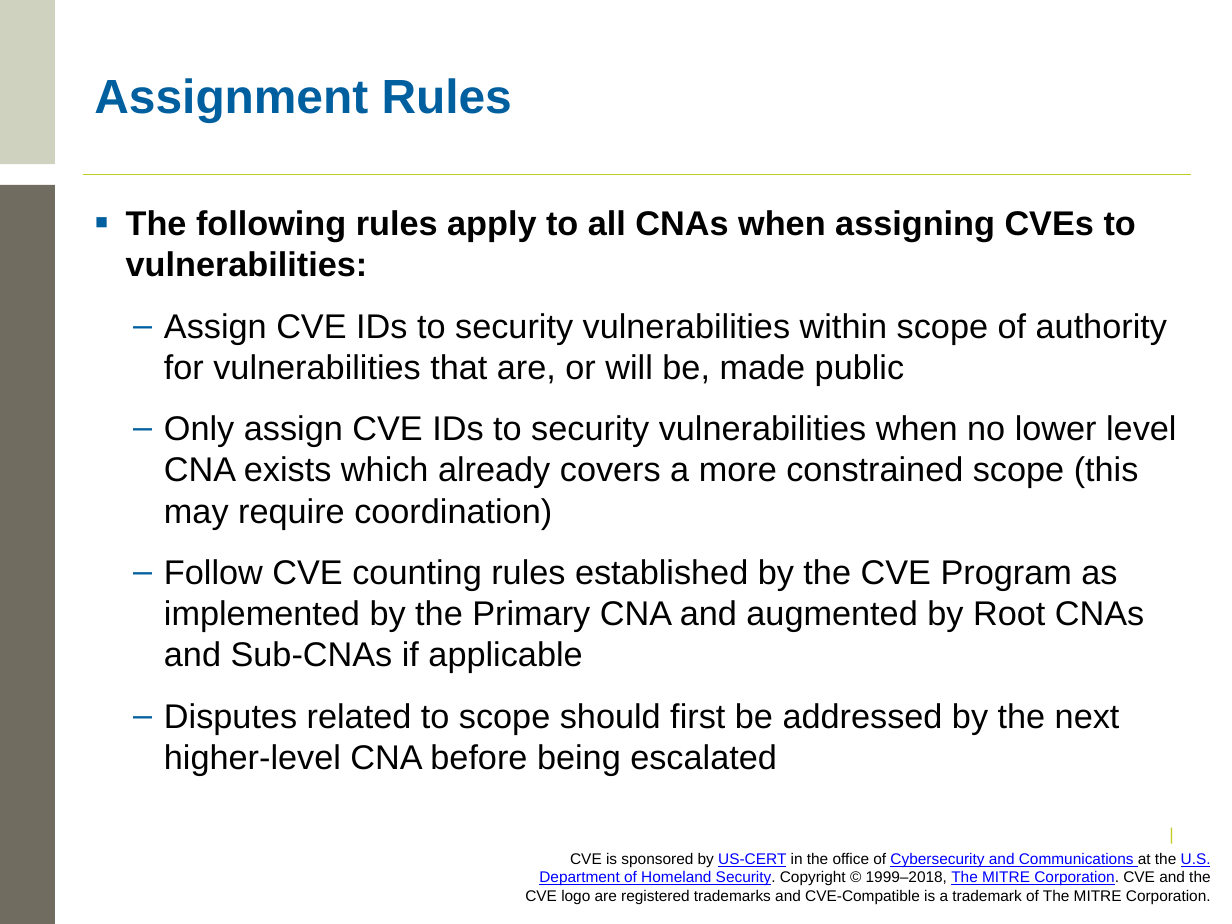
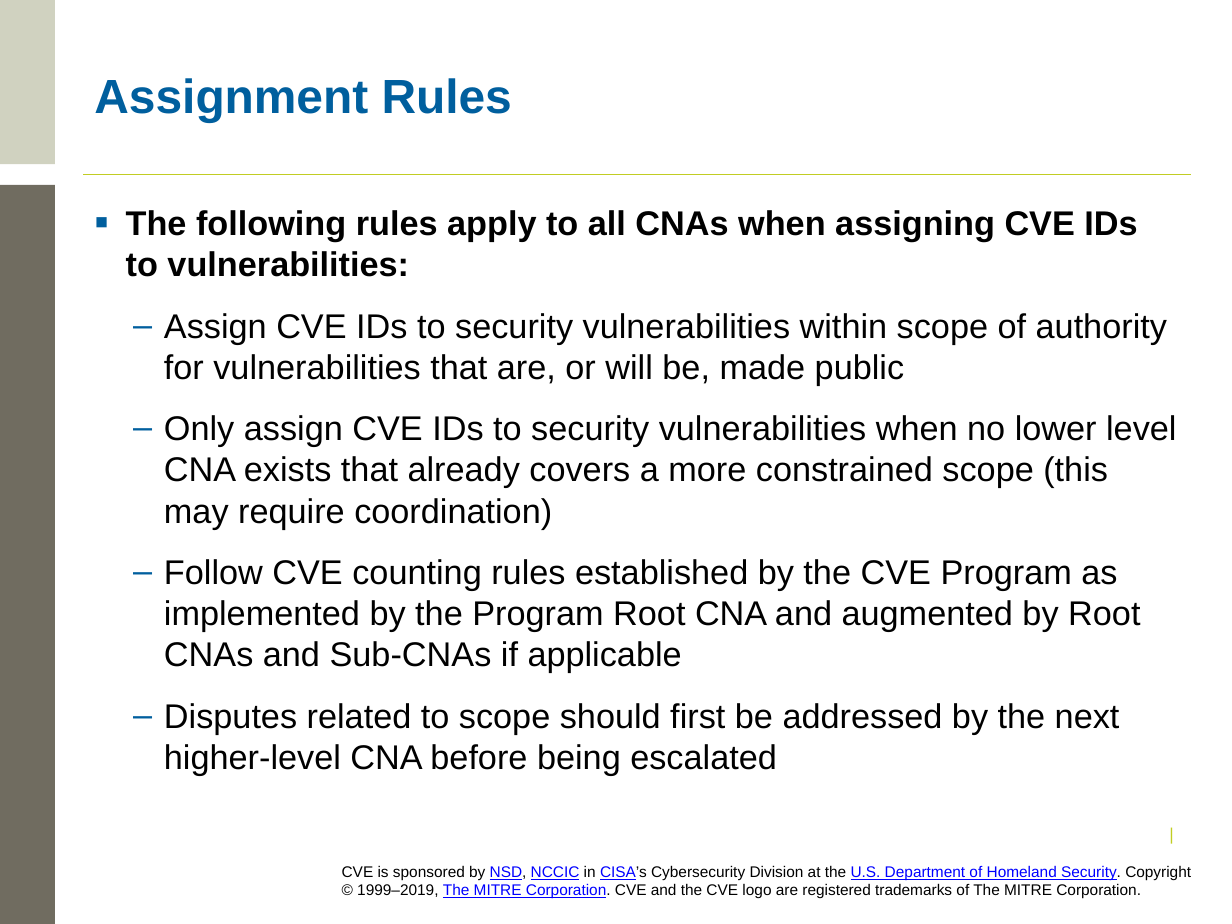
Before and after one commit to CVEProject/cveproject.github.io, a slide deck: slide 32 of docs/cna/Becoming a CNA.pptx. Drawn at 1232x924 pixels with LibreOffice and Linux fonts; fonts in the diff are those of the drawing; background and template pictures are left out. Boxes give left, top, right and bottom in pixels: in the first picture for what was removed or moved away, otherwise in the second. Text is boxed around its words. In the diff, an @@ line names an element or a change of style, - is before the commit and + after.

```diff
--- a/docs/cna/Becoming a CNA.pptx
+++ b/docs/cna/Becoming a CNA.pptx
@@ text at (126, 210, 1137, 277): text changed @@
-▪ The following rules apply to all CNAs when assigning CVEs to vulnerabilities:
+▪ The following rules apply to all CNAs when assigning CVE IDs to vulnerabilities:
@@ text at (164, 415, 1176, 673): text changed @@
-  – Only assign CVE IDs to security vulnerabilities when no lower level CNA exists which already covers a more constrained scope (this may require coordination)
-  – Follow CVE counting rules established by the CVE Program as implemented by the Primary CNA and augmented by Root CNAs and Sub-CNAs if applicable
+  – Only assign CVE IDs to security vulnerabilities when no lower level CNA exists that already covers a more constrained scope (this may require coordination)
+  – Follow CVE counting rules established by the CVE Program as implemented by the Program Root CNA and augmented by Root CNAs and Sub-CNAs if applicable
@@ text at (342, 865, 1191, 899): text changed @@
-CVE is sponsored by US-CERT in the office of Cybersecurity and Communications at the U.S. Department of Homeland Security. Copyright © 1999–2018, The MITRE Corporation. CVE and the CVE logo are registered trademarks and CVE-Compatible is a trademark of The MITRE Corporation.
+CVE is sponsored by NSD, NCCIC in CISA’s Cybersecurity Division at the U.S. Department of Homeland Security. Copyright © 1999–2019, The MITRE Corporation. CVE and the CVE logo are registered trademarks of The MITRE Corporation.
```
Also in this commit, not shown: 39 other slides changed.
